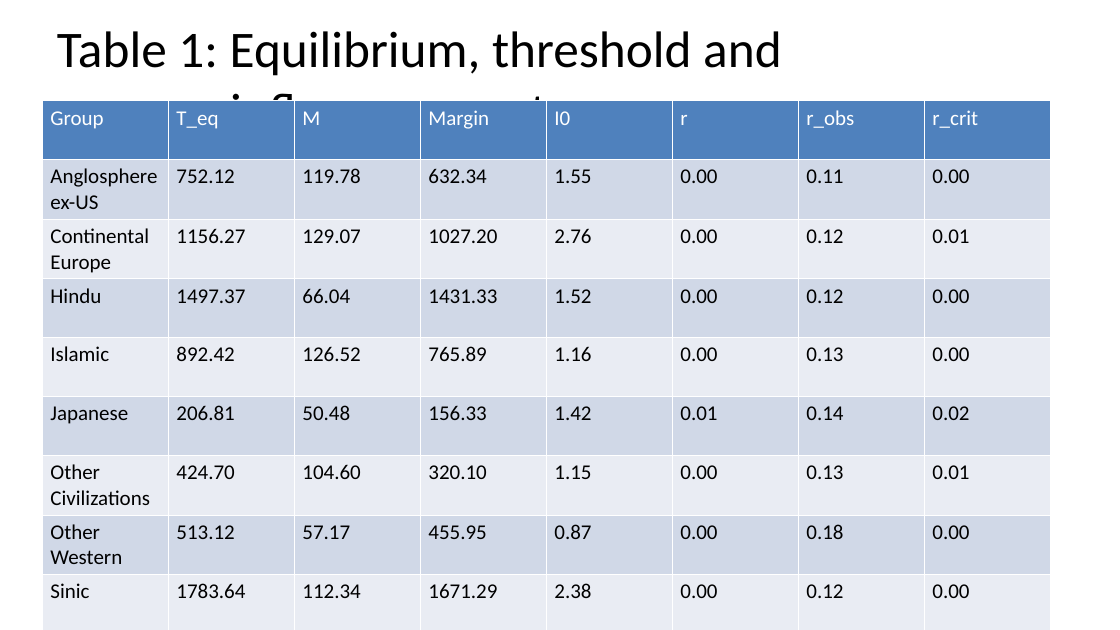
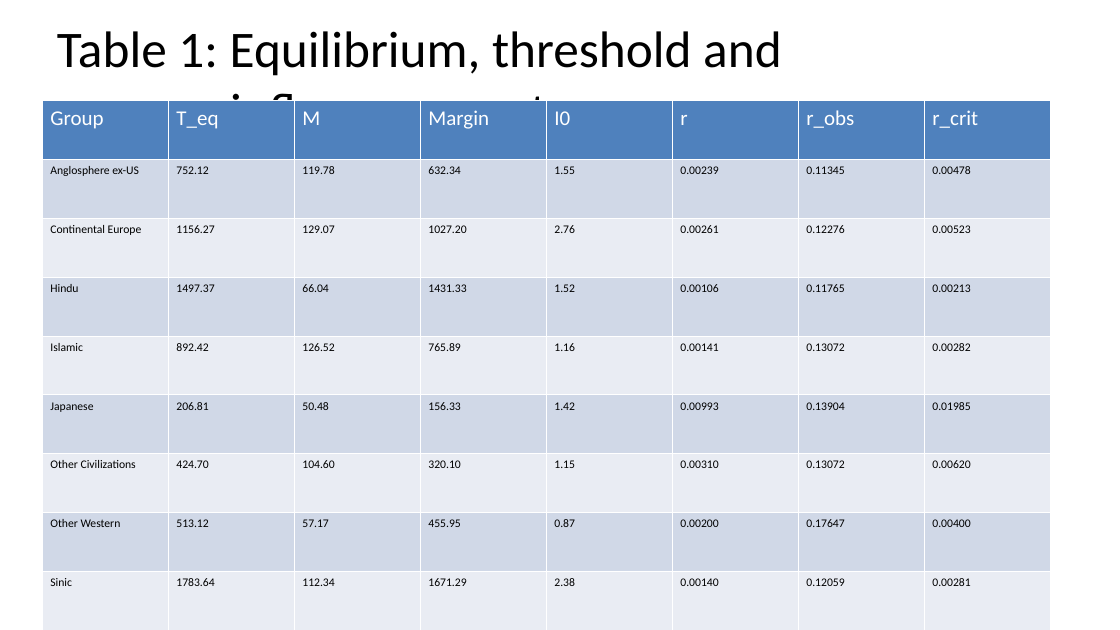
Before and after one commit to bougtoir/medical-accident-its-analysis, a slide deck: slide 4 of researcher_mobility_ode/docs/manuscript_figures.pptx. Drawn at 1120x630 pixels with LibreOffice and Linux fonts; fonts in the diff are those of the drawing. Boxes give left, top, right and bottom in pixels: in the first picture for what was removed or moved away, otherwise in the second. Text is boxed around its words. In the diff, an @@ line names an element or a change of style, - is before the commit and + after.

```diff
--- a/researcher_mobility_ode/docs/manuscript_figures.pptx
+++ b/researcher_mobility_ode/docs/manuscript_figures.pptx
@@ table at (42, 101, 1050, 630) @@
-row 2: Anglosphere ex-US | 752.12 | 119.78 | 632.34 | 1.55 | 0.00 | 0.11 | 0.00
+row 2: Anglosphere ex-US | 752.12 | 119.78 | 632.34 | 1.55 | 0.00239 | 0.11345 | 0.00478
-row 3: Continental Europe | 1156.27 | 129.07 | 1027.20 | 2.76 | 0.00 | 0.12 | 0.01
+row 3: Continental Europe | 1156.27 | 129.07 | 1027.20 | 2.76 | 0.00261 | 0.12276 | 0.00523
-row 4: Hindu | 1497.37 | 66.04 | 1431.33 | 1.52 | 0.00 | 0.12 | 0.00
+row 4: Hindu | 1497.37 | 66.04 | 1431.33 | 1.52 | 0.00106 | 0.11765 | 0.00213
-row 5: Islamic | 892.42 | 126.52 | 765.89 | 1.16 | 0.00 | 0.13 | 0.00
+row 5: Islamic | 892.42 | 126.52 | 765.89 | 1.16 | 0.00141 | 0.13072 | 0.00282
-row 6: Japanese | 206.81 | 50.48 | 156.33 | 1.42 | 0.01 | 0.14 | 0.02
+row 6: Japanese | 206.81 | 50.48 | 156.33 | 1.42 | 0.00993 | 0.13904 | 0.01985
-row 7: Other Civilizations | 424.70 | 104.60 | 320.10 | 1.15 | 0.00 | 0.13 | 0.01
+row 7: Other Civilizations | 424.70 | 104.60 | 320.10 | 1.15 | 0.00310 | 0.13072 | 0.00620
-row 8: Other Western | 513.12 | 57.17 | 455.95 | 0.87 | 0.00 | 0.18 | 0.00
+row 8: Other Western | 513.12 | 57.17 | 455.95 | 0.87 | 0.00200 | 0.17647 | 0.00400
-row 9: Sinic | 1783.64 | 112.34 | 1671.29 | 2.38 | 0.00 | 0.12 | 0.00
+row 9: Sinic | 1783.64 | 112.34 | 1671.29 | 2.38 | 0.00140 | 0.12059 | 0.00281
-row 10: United States | 801.70 | 132.49 | 669.21 | 2.83 | 0.00 | 0.11 | 0.01
+row 10: United States | 801.70 | 132.49 | 669.21 | 2.83 | 0.00396 | 0.10504 | 0.00791
@@ size 18 to 10 pt in "Anglosphere ex-US", "752.12", "119.78", "632.34" and 41 more places @@
```
Also in this commit, not shown: 4 other slides changed, 6 other files.
